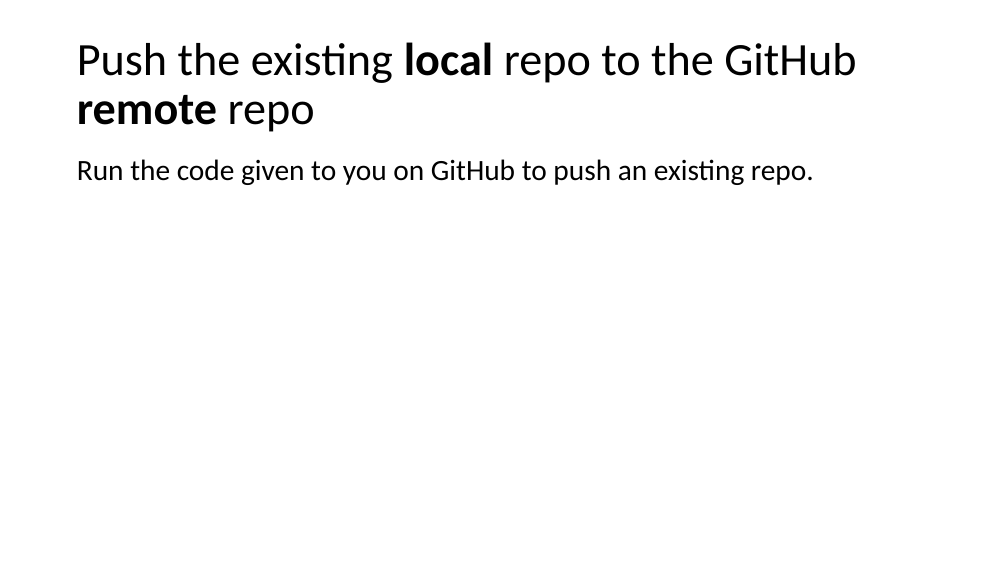
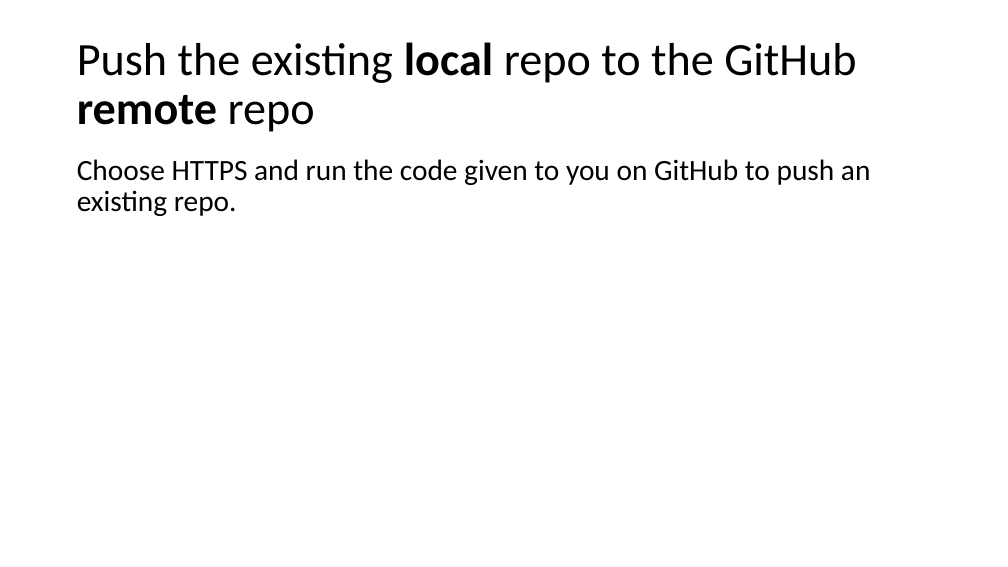
Before and after one commit to nuitrcs/introGit, a slide deck: slide 19 of introGit.pptx. Drawn at 1008x567 pixels with LibreOffice and Linux fonts; fonts in the diff are those of the drawing. Boxes give left, top, right and bottom in pixels: in the first picture for what was removed or moved away, otherwise in the second. Text is boxed around its words. In the diff, an @@ line names an element or a change of style, - is before the commit and + after.

```diff
--- a/introGit.pptx
+++ b/introGit.pptx
@@ text at [77, 159, 870, 216]: text changed @@
-Run the code given to you on GitHub to push an existing repo.
+Choose HTTPS and run the code given to you on GitHub to push an existing repo.
```
Also in this commit, not shown: 8 other slides changed, 4 slides added, 2 slides removed.
